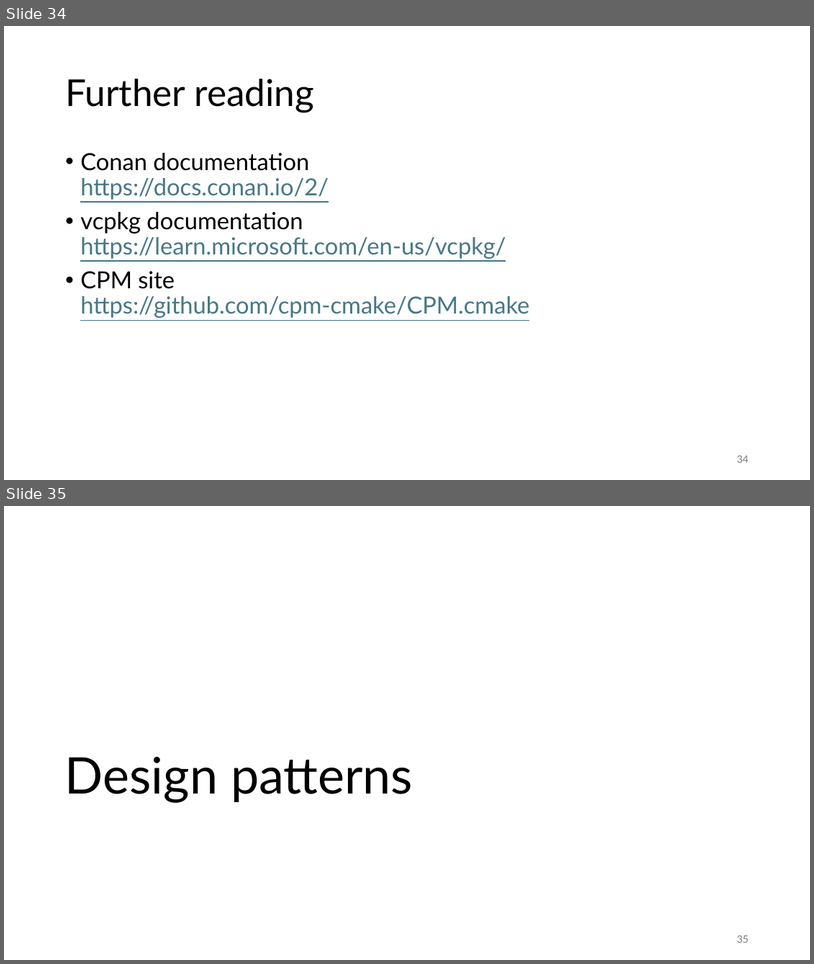
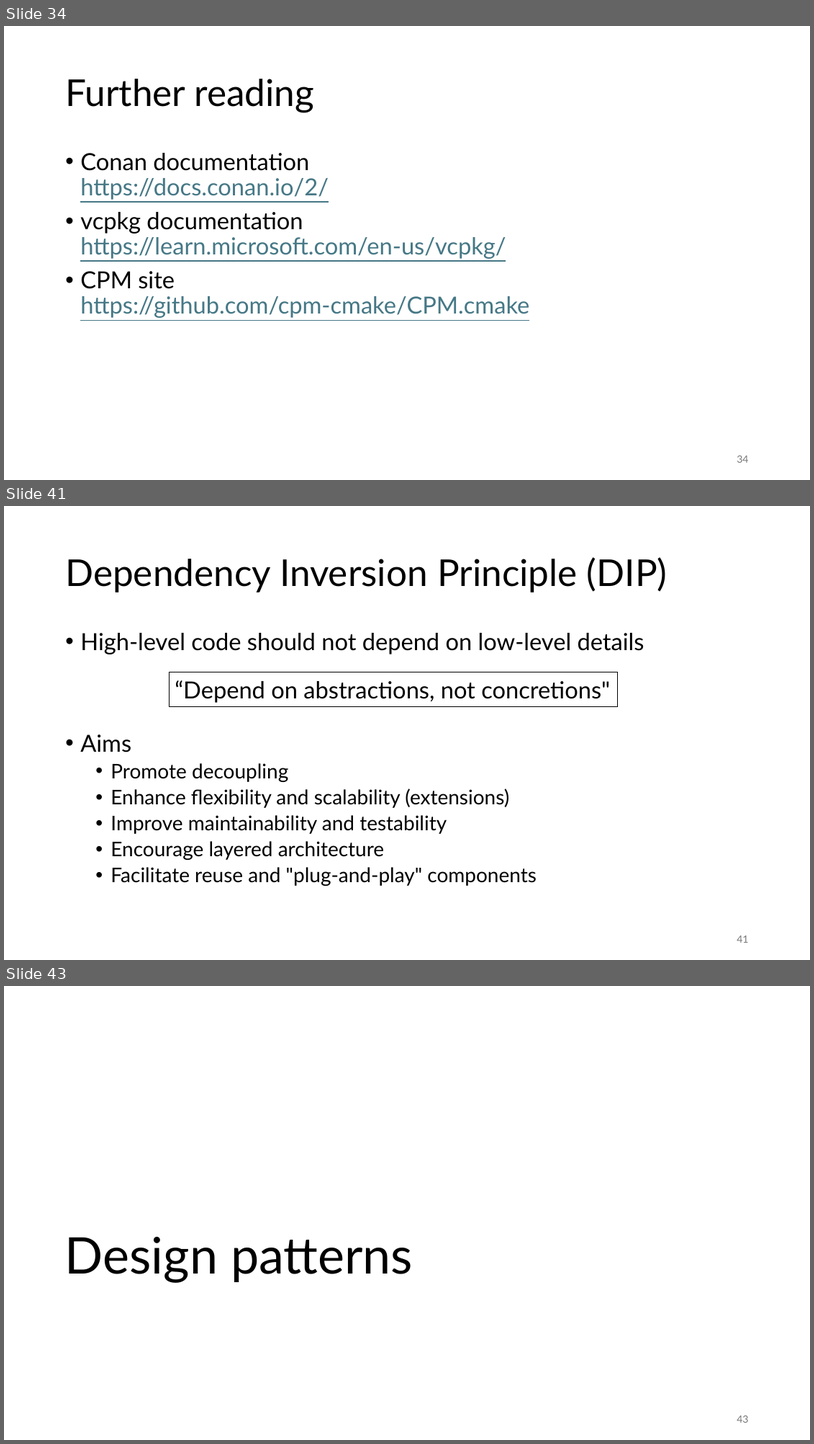
Before and after one commit to gjbex/C-plus-plus-software-engineering, a slide deck: cpp_software_engineering.pptx. Shown one above the other, each under a label of ours: slides 34 and 35 before the commit, slides 34, 41 and 43 after it; the slides between them are not shown. The pictures are 814x964 and 814x1444 pixels, drawn with LibreOffice and Linux fonts; fonts in the diff are those of the drawing. Boxes give left, top, right and bottom in pixels: in the first picture for what was removed or moved away, otherwise in the second. Text is boxed around its words. In the diff, an @@ line names an element or a change of style, - is before the commit and + after.

```diff
--- a/cpp_software_engineering.pptx
+++ b/cpp_software_engineering.pptx
@@ slide 41 added at (4, 506, 810, 960), background #FFFFFF @@
@@ title added at (65, 557, 668, 592), 44 pt, text #000000 @@
+Dependency Inversion Principle (DIP)
@@ text added at (80, 633, 645, 885), 24 pt, text #000000 @@
+• High-level code should not depend on low-level details
+• Aims
+  • Promote decoupling
+  • Enhance flexibility and scalability (extensions)
+  • Improve maintainability and testability
+  • Encourage layered architecture
+  • Facilitate reuse and "plug-and-play" components
@@ rectangle added at (169, 672, 618, 706), outline #000000 0.75 pt, 28 pt, text #000000 @@
+“Depend on abstractions, not concretions"
@@ page number added at (737, 935, 748, 942), 12 pt, text #797979 @@
+41
@@ what was slide 35 is now slide 43 @@
@@ page number at (737, 1415, 748, 1422): text changed @@
-35
+43
```
Also in this commit, not shown: 4 slides changed, 8 other slides added.
